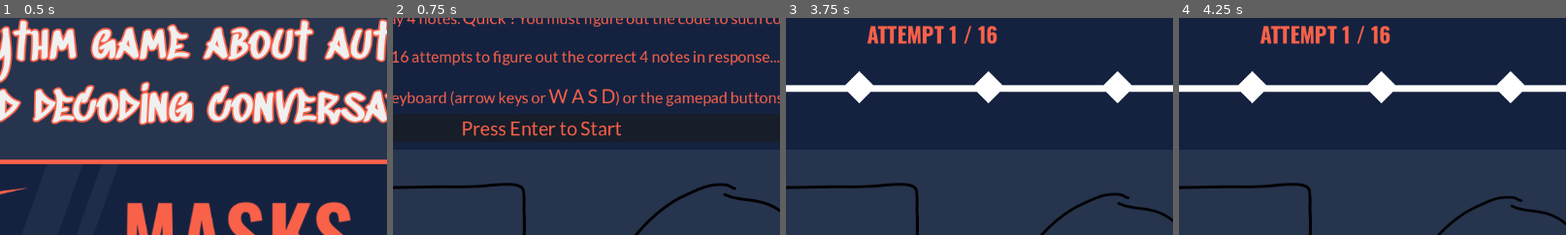
Above: before the commit, frames 1-4 (left to right).
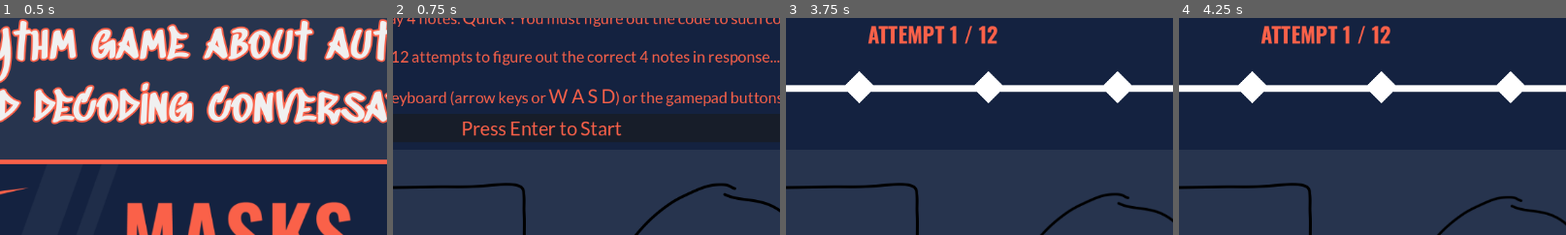
Above: after the commit, the same moments.

Repository: edralzar/gwj-86
Game: Godot game, scene res://LoadingScreen.tscn
Same seed, same stepped clock (60 frames per second), same inputs: the game is played once before the commit and once after it. Sound files missing from this copy of the repository are replaced by a short silence.
Inputs:
- Up to frame 1 (0.5 s): no input
- Up to frame 2 (0.75 s): click "Press ENTER to see Instructio…" at 0.5 s
- Up to frame 3 (3.75 s): click "Press Enter to Start" at 1.25 s; click "Press Enter to Start" at 2 s; click "Press Enter to Start" at 2.75 s; tap Enter at 3.5 s; tap A (Note1) at 3.6 s
- Up to frame 4 (4.25 s): no input
The pictures show only the part of the screen within x 31-81%, y 4-54%; the shares and areas given below are measured in that part.

Frame 1 is identical in both runs. In frame 2, less than 0.1% of the frame differs, in the area x 2-5%, y 15-21%; in frame 3, 1.0%, in the area x 21-55%, y 3-13%; in frame 4, 1.0%.

Commit message:
Change challenge: 12 attempts D G D G

Diff:
--- a/node_2d.gd
+++ b/node_2d.gd
@@ -7,8 +7,8 @@
 @onready var beatsPerAttempt := notes.size() + responses.size()
 
 @export var notes: Array[String] = ["D", "E", "G", "B"]
-@export var responses: Array[String] = ["D", "D", "D", "D"]
-@export var max_attempts: int = 2
+@export var responses: Array[String] = ["D", "G", "D", "G"]
+@export var max_attempts: int = 12
 @export var gracePeriod: float = 0.2
 
 var playerMarkers: Array[NoteMarker]
--- a/scene_1.tscn
+++ b/scene_1.tscn
@@ -30,7 +30,6 @@
 [node name="Scene1" type="Node2D"]
 position = Vector2(98, 72)
 script = ExtResource("1_1abo5")
-max_attempts = 16
 
 [node name="ColorRect" type="ColorRect" parent="."]
 offset_left = -99.0
